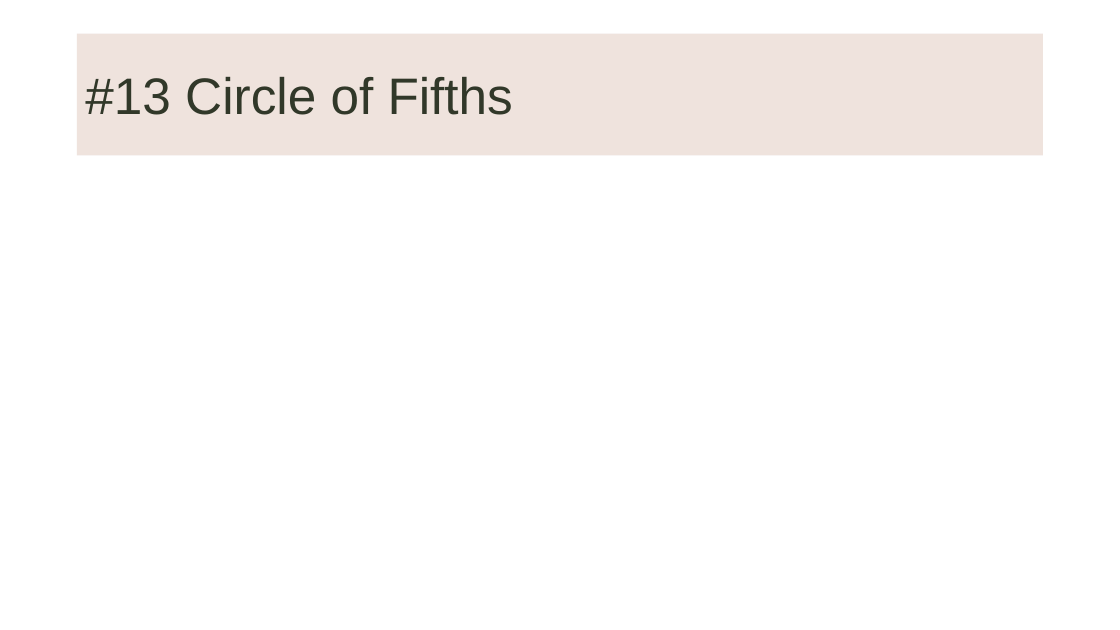
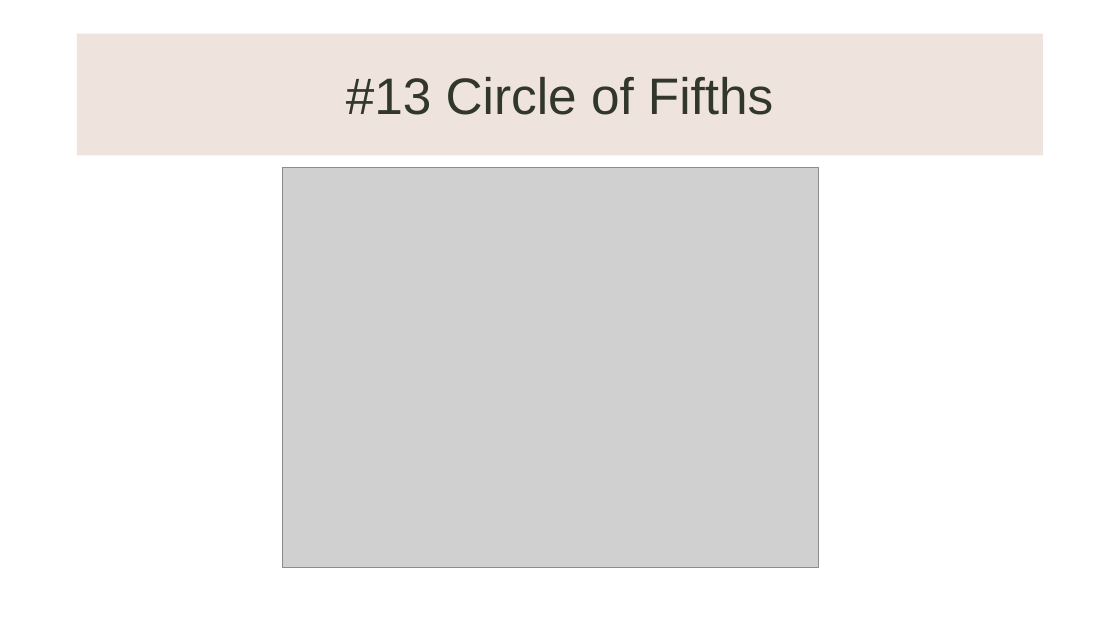
Before and after one commit to KnowledgeMavens/Science-Tech, a slide deck: slide 10 of Music Theory 02-17-18/Music Theory 02-17-18.pptx. Drawn at 1120x630 pixels with LibreOffice and Linux fonts; fonts in the diff are those of the drawing; grey boxes stand for pictures; background and template pictures are left out. Boxes give left, top, right and bottom in pixels: in the first picture for what was removed or moved away, otherwise in the second. Text is boxed around its words. In the diff, an @@ line names an element or a change of style, - is before the commit and + after.

```diff
--- a/Music Theory 02-17-18/Music Theory 02-17-18.pptx
+++ b/Music Theory 02-17-18/Music Theory 02-17-18.pptx
@@ title "#13 Circle of Fifths" at bbox=[77, 34, 1044, 155]: alignment left to centre @@
@@ picture added at bbox=[283, 168, 819, 568] @@
```
Also in this commit, not shown: 16 other slides changed, 2 slides added, 2 slides removed, 1 other file.
